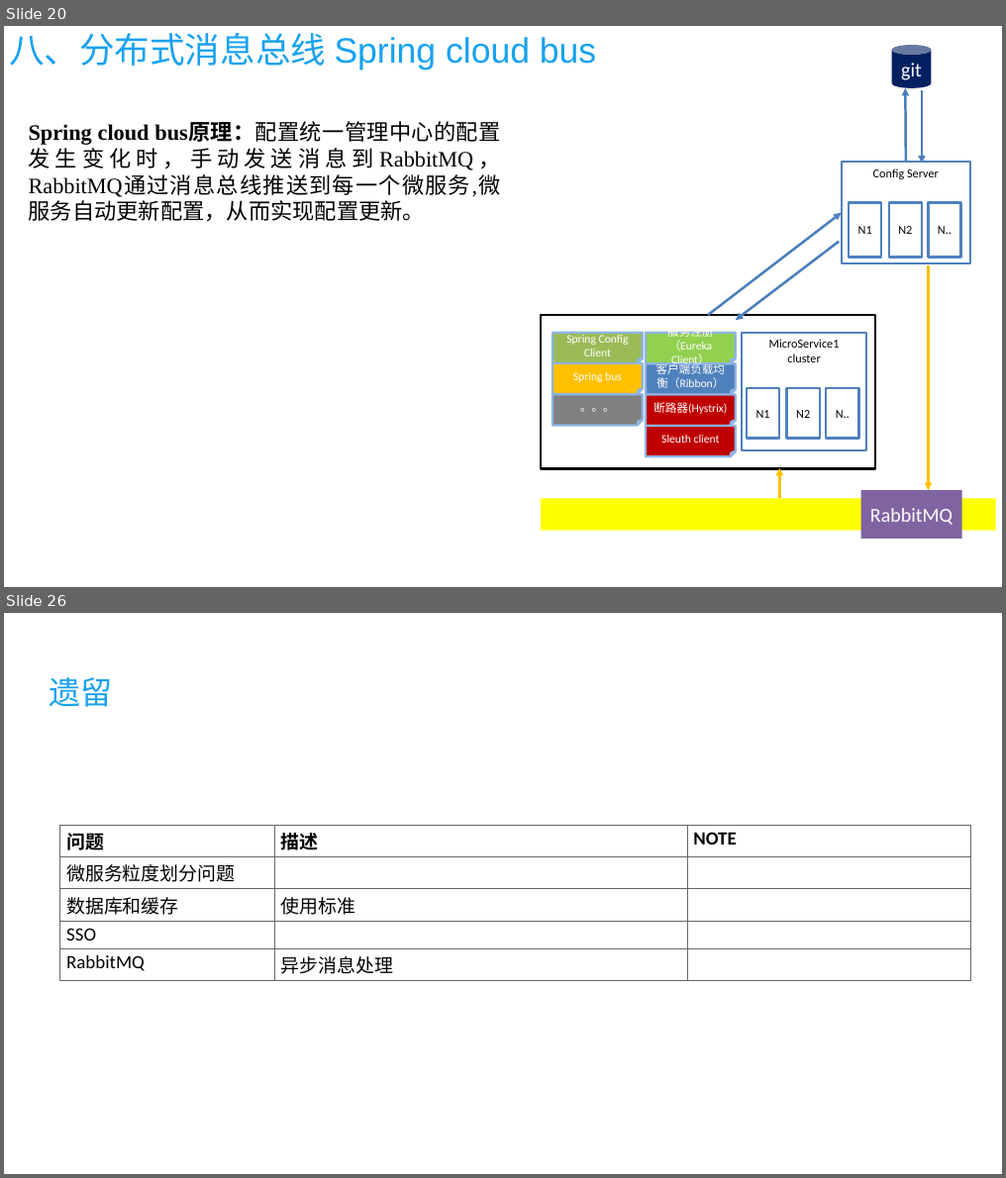
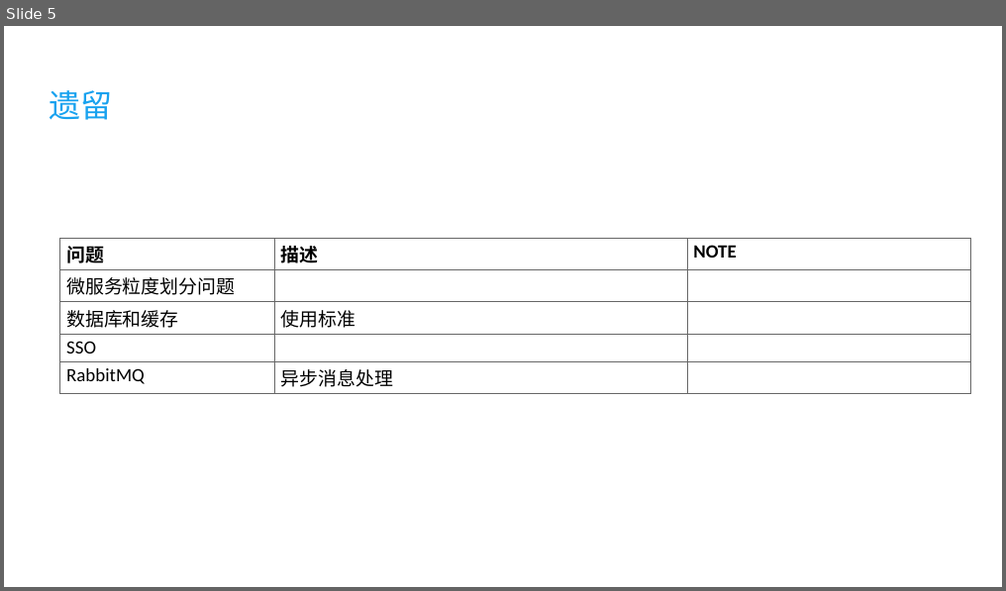
Before and after one commit to kuailewangzi1212/vue, a slide deck: doc/vue.pptx. Shown one above the other, each under a label of ours: slides 20 and 26 before the commit, slide 5 after it; the slides between them are not shown. The pictures are 1006x1178 and 1006x591 pixels, drawn with LibreOffice and Linux fonts; fonts in the diff are those of the drawing. Boxes give left, top, right and bottom in pixels: in the first picture for what was removed or moved away, otherwise in the second. Text is boxed around its words. In the diff, an @@ line names an element or a change of style, - is before the commit and + after.

```diff
--- a/doc/vue.pptx
+++ b/doc/vue.pptx
@@ slide 20 removed at box(4, 26, 1002, 587), background #FFFFFF @@
@@ title removed at box(9, 33, 596, 70) @@
-八、分布式消息总线 Spring cloud bus
@@ text removed at box(29, 123, 501, 222) @@
-Spring cloud bus原理：配置统一管理中心的配置发生变化时，手动发送消息到RabbitMQ，RabbitMQ通过消息总线推送到每一个微服务,微服务自动更新配置，从而实现配置更新。
@@ group removed at box(541, 45, 996, 539): 11 rectangles, 7 folded corners, 6 arrows, 1 cylinder @@
-RabbitMQ
-客户端负载均衡（Ribbon）
-断路器(Hystrix)
-服务注册（Eureka Client）
-MicroService1
-cluster
-N1
-N2
-N..
-Spring Config Client
-Sleuth client
-。。。
-Spring bus
-git
-Config Server
-N1
-N2
-N..
@@ what was slide 26 is now slide 5 @@
```
Also in this commit, not shown: 1 slide changed, 1 slide added, 21 other slides removed, 3 other files.
